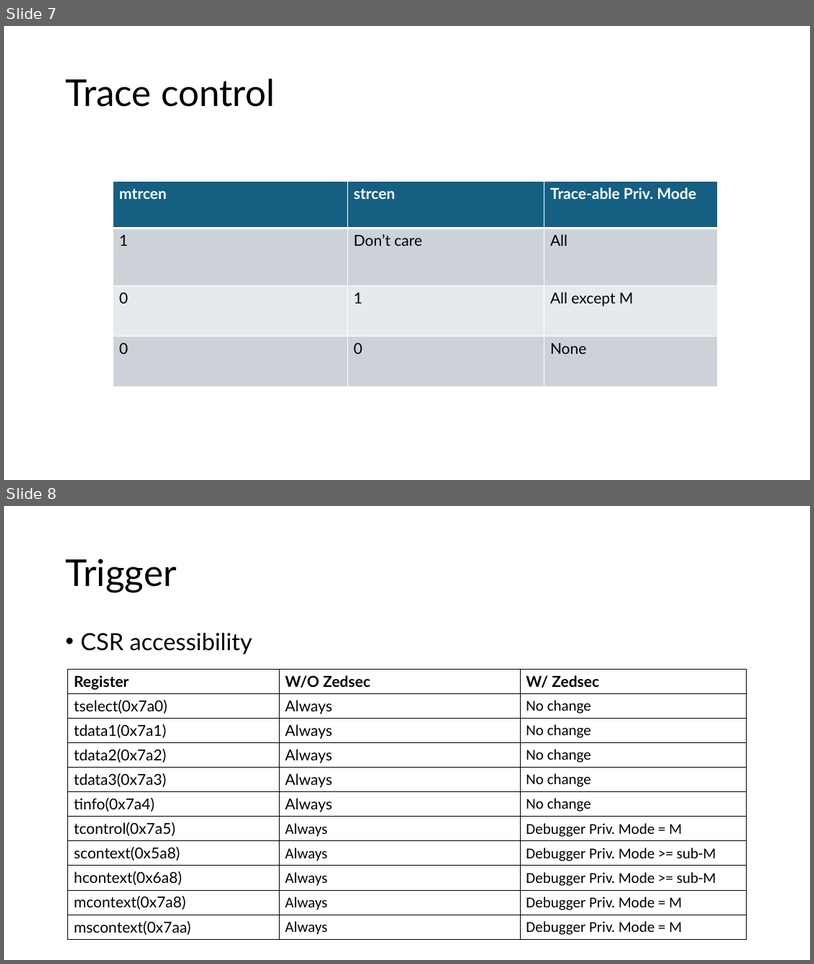
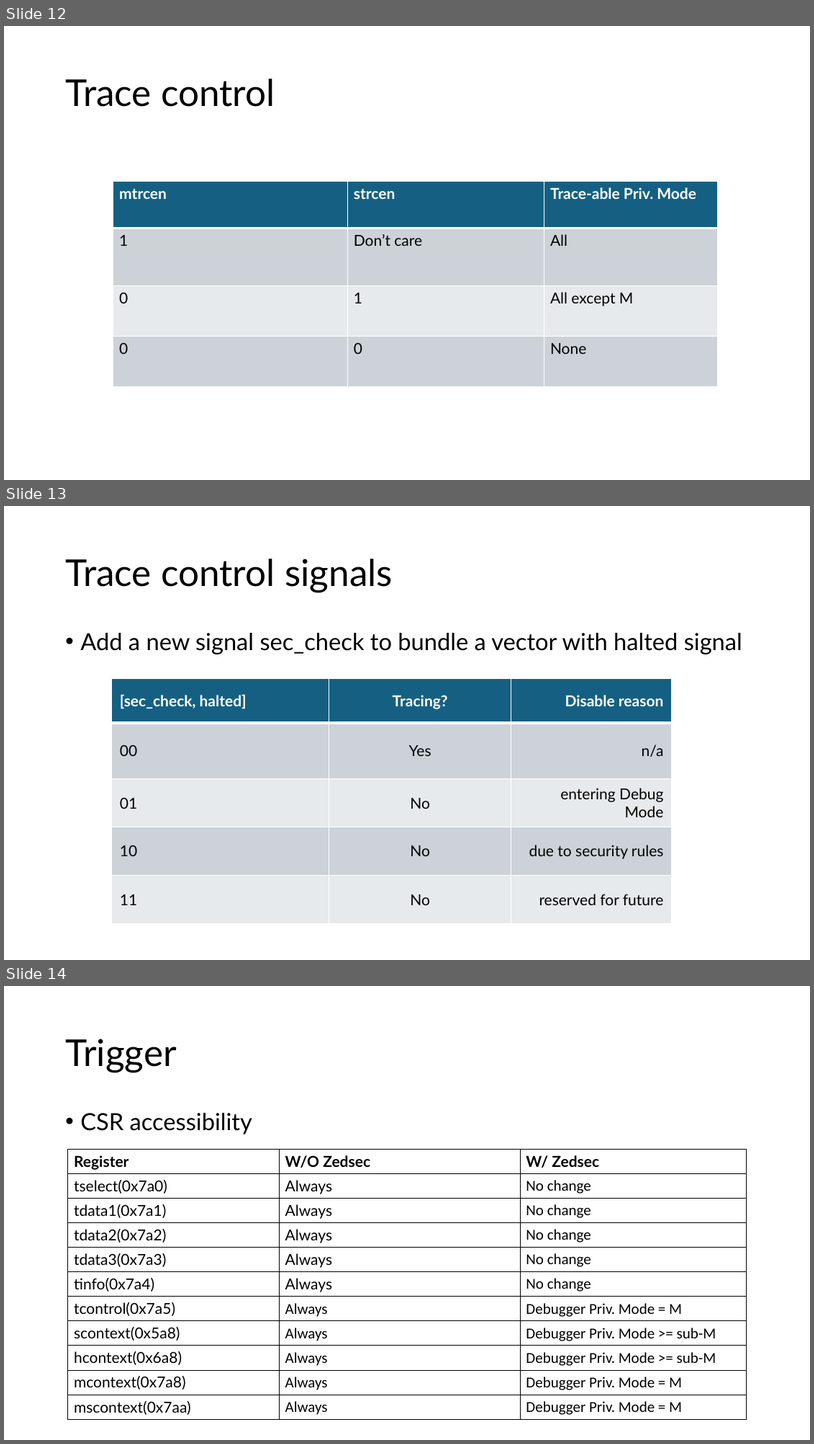
Before and after one commit to riscv-admin/external-debug-security, a slide deck: meetings/External debug security specification review.pptx. Shown one above the other, each under a label of ours: slides 7 and 8 before the commit, slides 12, 13 and 14 after it. The pictures are 814x964 and 814x1444 pixels, drawn with LibreOffice and Linux fonts; fonts in the diff are those of the drawing. Boxes give left, top, right and bottom in pixels: in the first picture for what was removed or moved away, otherwise in the second. Text is boxed around its words. In the diff, an @@ line names an element or a change of style, - is before the commit and + after.

```diff
--- a/meetings/External debug security specification review.pptx
+++ b/meetings/External debug security specification review.pptx
@@ slide 13 added at box(4, 506, 810, 960), background #FFFFFF @@
@@ title added at box(65, 559, 393, 592), 44 pt, text #000000 @@
+Trace control signals
@@ text added at box(80, 633, 743, 654), 28 pt, text #000000 @@
+• Add a new signal sec_check to bundle a vector with halted signal
@@ table added at box(112, 678, 672, 924), 5 rows, 3 columns @@
+[sec_check, halted] | Tracing? | Disable reason
+00 | Yes | n/a
+01 | No | entering Debug Mode
+10 | No | due to security rules
+11 | No | reserved for future
@@ what was slide 7 is now slide 12 @@
@@ what was slide 8 is now slide 14 @@
```
Also in this commit, not shown: 6 slides changed, 5 other slides added, 2 slides removed.
